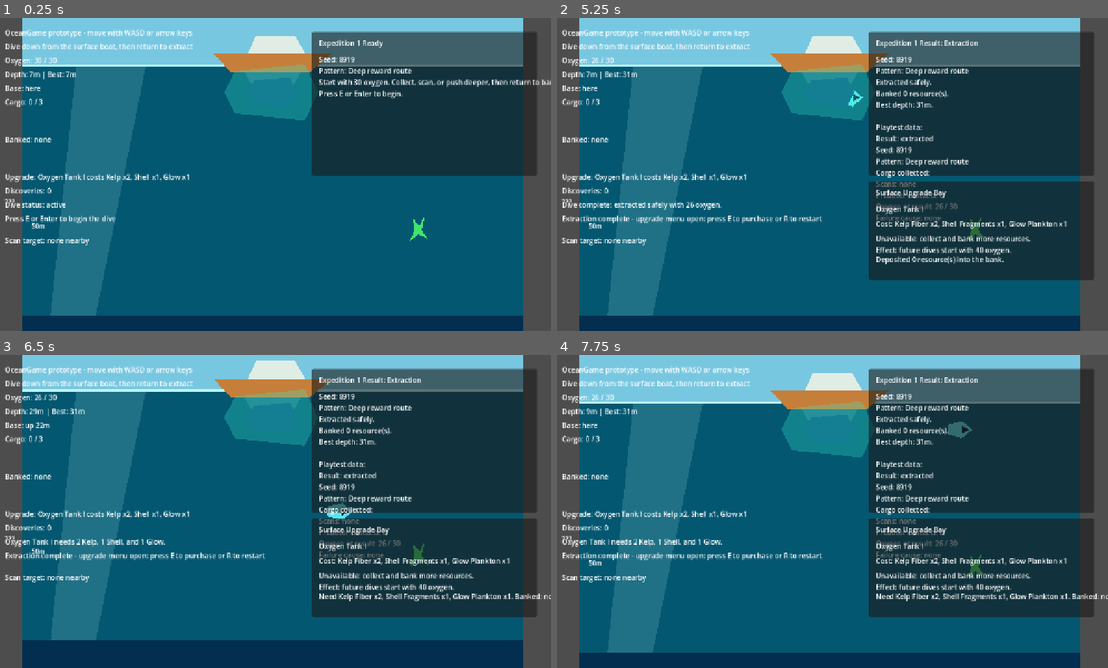
Above: before the commit, frames 1-4 (two rows, left to right).
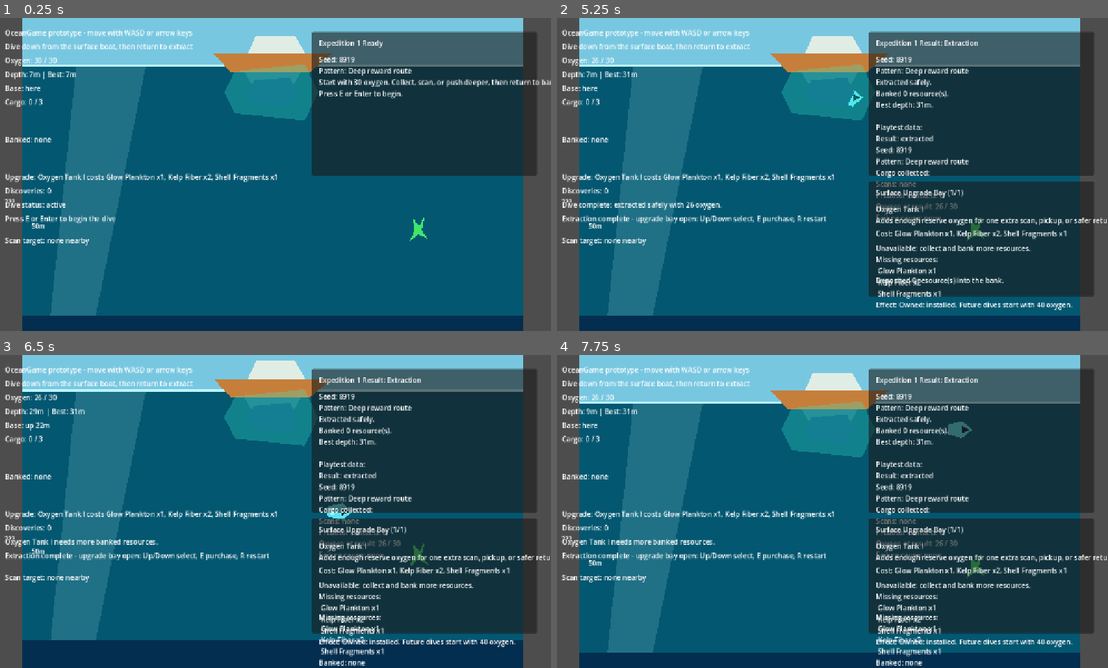
Above: after the commit, the same moments.

Repository: joeypshell/OceanGame
Game: Godot game, scene res://scenes/Main.tscn
The game is run twice, just before and just after one commit, with the same random seed, the same clock (stepped at 60 frames per second) and the same inputs.
Inputs:
- Up to frame 1 (0.25 s): no input
- Up to frame 2 (5.25 s): tap E (interact) at 0.5, 0.6, 1.55, 2.1, 3.05, 3.6, 4.55, 5.1 s; hold D (move_right) 0.53-1.28 s; tap F (scan) at 0.8, 1.35, 2.3, 2.85, 3.8, 4.35 s; hold S (move_down) 1.28-2.03 s; hold D (move_right) 2.03-2.78 s; hold W (move_up) 2.78-3.53 s; hold A (move_left) 3.53-5.03 s; hold S (move_down) from 5.03 s (still down)
- Up to frame 3 (6.5 s): tap F (scan) at 5.3, 5.85 s; tap E (interact) at 5.75, 6.05 s; release S (move_down) at 5.78 s; hold D (move_right) from 5.78 s (still down)
- Up to frame 4 (7.75 s): tap E (interact) at 6.5, 6.6, 7.25, 7.55 s; release D (move_right) at 6.53 s; hold W (move_up) 6.53-7.28 s; tap F (scan) at 6.8, 7.35 s; hold D (move_right) from 7.28 s (still down)

The runs differ from the first frame. In frame 1, 0.4% of the frame differs, in the area x 19-51%, y 49-53%; in frame 2, 5.7%; in frame 3, 6.4%, in the area x 13-100%, y 49-100%; in frame 4, 6.4%.

Commit message:
Resolve #39 generalize upgrade definitions

Diff:
--- /dev/null
+++ b/resources/upgrades/oxygen_tank_1.tres
@@ -0,0 +1,19 @@
+[gd_resource type="Resource" script_class="UpgradeDefinition" load_steps=2 format=3 uid="uid://oxygen_tank_1_upgrade"]
+
+[ext_resource type="Script" path="res://scripts/upgrade_definition.gd" id="1_upgrade_definition"]
+
+[resource]
+script = ExtResource("1_upgrade_definition")
+id = "oxygen_tank_1"
+display_name = "Oxygen Tank I"
+description = "Adds enough reserve oxygen for one extra scan, pickup, or safer return."
+resource_cost = {
+"glow_plankton": 1,
+"kelp_fiber": 2,
+"shell_fragments": 1
+}
+required_discovery = ""
+effect_id = "max_oxygen_40"
+locked_reason = ""
+available_text = "Available: press E or Enter to purchase."
+owned_text = "Owned: installed. Future dives start with 40 oxygen."
--- a/scenes/Main.tscn
+++ b/scenes/Main.tscn
@@ -575,7 +575,7 @@
 offset_left = 730.0
 offset_top = 376.0
 offset_right = 1248.0
-offset_bottom = 602.0
+offset_bottom = 640.0
 
 [node name="UpgradeMenuTitle" type="Label" parent="HUD/UpgradePanel"]
 offset_left = 16.0
@@ -588,26 +588,26 @@
 offset_left = 16.0
 offset_top = 52.0
 offset_right = 492.0
-offset_bottom = 82.0
+offset_bottom = 104.0
 text = "Oxygen Tank I"
 
 [node name="UpgradeMenuCost" type="Label" parent="HUD/UpgradePanel"]
 offset_left = 16.0
-offset_top = 86.0
+offset_top = 108.0
 offset_right = 492.0
-offset_bottom = 116.0
+offset_bottom = 138.0
 text = "Cost: Kelp Fiber x2, Shell Fragments x1, Glow Plankton x1"
 
 [node name="UpgradeMenuState" type="Label" parent="HUD/UpgradePanel"]
 offset_left = 16.0
-offset_top = 120.0
+offset_top = 142.0
 offset_right = 492.0
-offset_bottom = 164.0
+offset_bottom = 212.0
 text = "Unavailable: collect and bank more resources."
 
 [node name="UpgradeMenuFeedback" type="Label" parent="HUD/UpgradePanel"]
 offset_left = 16.0
-offset_top = 168.0
+offset_top = 216.0
 offset_right = 492.0
-offset_bottom = 212.0
+offset_bottom = 252.0
 text = "Deposit cargo to unlock upgrades."
--- a/scripts/main.gd
+++ b/scripts/main.gd
@@ -3,13 +3,10 @@
 const DiveSessionScript := preload("res://scripts/dive_session.gd")
 const ProgressionStateScript := preload("res://scripts/progression_state.gd")
 const SpawnPointScript := preload("res://scripts/spawn_point.gd")
+const UpgradeDefinitionScript := preload("res://scripts/upgrade_definition.gd")
+const OXYGEN_TANK_UPGRADE := preload("res://resources/upgrades/oxygen_tank_1.tres")
 
 const OXYGEN_TANK_UPGRADE_ID := "oxygen_tank_1"
-const OXYGEN_TANK_COST := {
-	"kelp_fiber": 2,
-	"shell_fragments": 1,
-	"glow_plankton": 1,
-}
 const PROGRESSION_SAVE_PATH := "user://progression_save.json"
 const LOW_OXYGEN_RATIO := 0.25
 const CRITICAL_OXYGEN_RATIO := 0.10
@@ -72,6 +69,10 @@
 var upgrade_menu_feedback := ""
 var current_resource_cluster_pattern := "cautious"
 var current_scan_target: Node = null
+var selected_upgrade_index := 0
+var upgrade_definitions: Array[UpgradeDefinition] = [
+	OXYGEN_TANK_UPGRADE,
+]
 var run_collected_resources: Array[String] = []
 var run_completed_scans: Array[String] = []
 var run_predator_contacts := 0
@@ -107,9 +108,13 @@
 		if dive_session.result == DiveSessionScript.Result.READY:
 			_start_dive()
 		elif dive_session.result == DiveSessionScript.Result.EXTRACTED:
-			_try_purchase_oxygen_tank()
+			_try_purchase_selected_upgrade()
 		else:
 			_try_extract()
+	elif Input.is_action_just_pressed("move_up") and dive_session.result == DiveSessionScript.Result.EXTRACTED:
+		_select_upgrade(-1)
+	elif Input.is_action_just_pressed("move_down") and dive_session.result == DiveSessionScript.Result.EXTRACTED:
+		_select_upgrade(1)
 	elif Input.is_action_just_pressed("restart_dive"):
 		_restart_dive()
 	elif Input.is_action_just_pressed("scan"):
@@ -186,25 +191,54 @@
 	dive_session.current_depth = maxf(0.0, (player.global_position.y - surface_y) / pixels_per_meter)
 	progression_state.record_depth(dive_session.current_depth)
 
-func _try_purchase_oxygen_tank() -> void:
-	if progression_state.has_upgrade(OXYGEN_TANK_UPGRADE_ID):
-		upgrade_menu_feedback = "Oxygen Tank I is already installed."
-		status_label.text = "Oxygen Tank I is already installed."
-		_update_hud()
-		return
-
-	if progression_state.purchase_upgrade(OXYGEN_TANK_UPGRADE_ID, OXYGEN_TANK_COST):
-		upgrade_menu_feedback = "Purchased Oxygen Tank I. Future dives start with 40 oxygen."
+func _select_upgrade(direction: int) -> void:
+	if upgrade_definitions.is_empty():
+		return
+
+	selected_upgrade_index = posmod(selected_upgrade_index + direction, upgrade_definitions.size())
+	upgrade_menu_feedback = ""
+	_update_hud()
+
+func _try_purchase_selected_upgrade() -> void:
+	var upgrade := _selected_upgrade_definition()
+	if upgrade == null:
+		return
+
+	if progression_state.has_upgrade(upgrade.id):
+		upgrade_menu_feedback = "%s is already installed." % upgrade.display_name
+		status_label.text = upgrade_menu_feedback
+		_update_hud()
+		return
+
+	if _upgrade_missing_discovery(upgrade) != "":
+		upgrade_menu_feedback = "Missing discovery: %s. %s" % [
+			_format_discovery_name(upgrade.required_discovery),
+			upgrade.locked_reason
+		]
+		status_label.text = "%s is locked by missing scan data." % upgrade.display_name
+		_update_hud()
+		return
+
+	if progression_state.purchase_upgrade(upgrade.id, upgrade.resource_cost):
+		_apply_upgrade_effect(upgrade.effect_id)
+		upgrade_menu_feedback = "Purchased %s. %s" % [upgrade.display_name, upgrade.owned_text]
 		_save_progression()
-		status_label.text = "Purchased Oxygen Tank I. Future dives start with 40 oxygen."
+		status_label.text = "Purchased %s." % upgrade.display_name
 	else:
-		upgrade_menu_feedback = "Need %s. Banked:%s" % [
-			_format_upgrade_cost(OXYGEN_TANK_COST),
-			_format_banked_resources()
+		upgrade_menu_feedback = "Missing resources:%s\nBanked:%s" % [
+			_format_missing_resources(upgrade.resource_cost),
+			_format_banked_resources(),
 		]
-		status_label.text = "Oxygen Tank I needs 2 Kelp, 1 Shell, and 1 Glow."
+		status_label.text = "%s needs more banked resources." % upgrade.display_name
 
 	_update_hud()
+
+func _apply_upgrade_effect(effect_id: String) -> void:
+	match effect_id:
+		"max_oxygen_40":
+			pass
+		_:
+			push_warning("Unknown upgrade effect: %s" % effect_id)
 
 func _try_scan() -> void:
 	if dive_session.result != DiveSessionScript.Result.DIVING:
@@ -322,7 +356,7 @@
 	if progression_state.has_upgrade(OXYGEN_TANK_UPGRADE_ID):
 		return "Oxygen Tank I is installed; future upgrades may still use it."
 
-	var needed: int = maxi(0, int(OXYGEN_TANK_COST.get(resource_id, 0)) - progression_state.resource_count(resource_id))
+	var needed: int = maxi(0, int(_oxygen_tank_cost().get(resource_id, 0)) - progression_state.resource_count(resource_id))
 	if needed > 0:
 		return "Need %d more for Oxygen Tank I." % needed
 
@@ -481,10 +515,10 @@
 	if dive_session.result == DiveSessionScript.Result.READY:
 		prompt_label.text = "Press E or Enter to begin the dive"
 	elif dive_session.result == DiveSessionScript.Result.EXTRACTED:
-		if progression_state.has_upgrade(OXYGEN_TANK_UPGRADE_ID):
+		if _all_upgrades_owned():
 			prompt_label.text = "Extraction complete - press R to restart"
 		else:
-			prompt_label.text = "Extraction complete - upgrade menu open: press E to purchase or R to restart"
+			prompt_label.text = "Extraction complete - upgrade bay open: Up/Down select, E purchase, R restart"
 	elif dive_session.result == DiveSessionScript.Result.FAILED:
 		prompt_label.text = "Expedition failed - press R to restart"
 	elif player_in_base:
@@ -528,16 +562,22 @@
 	if not upgrade_panel.visible:
 		return
 
-	upgrade_menu_title_label.text = "Surface Upgrade Bay"
-	upgrade_menu_item_label.text = "Oxygen Tank I"
-	upgrade_menu_cost_label.text = "Cost: %s" % _format_upgrade_cost(OXYGEN_TANK_COST)
-
-	if progression_state.has_upgrade(OXYGEN_TANK_UPGRADE_ID):
-		upgrade_menu_state_label.text = "Owned: installed\nEffect: future dives start with 40 oxygen."
-	elif progression_state.can_afford(OXYGEN_TANK_COST):
-		upgrade_menu_state_label.text = "Available: press E or Enter to purchase.\nEffect: future dives start with 40 oxygen."
-	else:
-		upgrade_menu_state_label.text = "Unavailable: collect and bank more resources.\nEffect: future dives start with 40 oxygen."
+	var upgrade := _selected_upgrade_definition()
+	if upgrade == null:
+		upgrade_menu_title_label.text = "Surface Upgrade Bay"
+		upgrade_menu_item_label.text = "No upgrades configured"
+		upgrade_menu_cost_label.text = ""
+		upgrade_menu_state_label.text = ""
+		upgrade_menu_feedback_label.text = upgrade_menu_feedback
+		return
+
+	upgrade_menu_title_label.text = "Surface Upgrade Bay (%d/%d)" % [
+		selected_upgrade_index + 1,
+		upgrade_definitions.size()
+	]
+	upgrade_menu_item_label.text = "%s\n%s" % [upgrade.display_name, upgrade.description]
+	upgrade_menu_cost_label.text = "Cost: %s" % _format_upgrade_cost(upgrade.resource_cost)
+	upgrade_menu_state_label.text = _format_upgrade_state(upgrade)
 
 	upgrade_menu_feedback_label.text = upgrade_menu_feedback
 
@@ -583,14 +623,85 @@
 	if progression_state.has_upgrade(OXYGEN_TANK_UPGRADE_ID):
 		return "Upgrade: Oxygen Tank I installed"
 
-	return "Upgrade: Oxygen Tank I costs Kelp x2, Shell x1, Glow x1"
+	return "Upgrade: Oxygen Tank I costs %s" % _format_upgrade_cost(_oxygen_tank_cost())
 
 func _format_upgrade_cost(cost: Dictionary) -> String:
+	if cost.is_empty():
+		return "none"
+
 	var parts: Array[String] = []
 	for resource_id in cost.keys():
 		parts.append("%s x%d" % [_display_name_for_resource(resource_id), int(cost[resource_id])])
 
 	return ", ".join(parts)
+
+func _format_missing_resources(cost: Dictionary) -> String:
+	var parts: Array[String] = []
+	for resource_id in cost.keys():
+		var missing: int = int(cost[resource_id]) - progression_state.resource_count(resource_id)
+		if missing > 0:
+			parts.append(" %s x%d" % [_display_name_for_resource(resource_id), missing])
+
+	return " none" if parts.is_empty() else "\n" + "\n".join(parts)
+
+func _format_upgrade_state(upgrade: UpgradeDefinition) -> String:
+	if progression_state.has_upgrade(upgrade.id):
+		return upgrade.owned_text
+
+	var missing_discovery := _upgrade_missing_discovery(upgrade)
+	if missing_discovery != "":
+		return "Locked: %s\nMissing discovery: %s\nMissing resources:%s" % [
+			upgrade.locked_reason,
+			_format_discovery_name(missing_discovery),
+			_format_missing_resources(upgrade.resource_cost)
+		]
+
+	if progression_state.can_afford(upgrade.resource_cost):
+		return "%s\nEffect: %s" % [upgrade.available_text, upgrade.owned_text]
+
+	return "Unavailable: collect and bank more resources.\nMissing resources:%s\nEffect: %s" % [
+		_format_missing_resources(upgrade.resource_cost),
+		upgrade.owned_text
+	]
+
+func _upgrade_missing_discovery(upgrade: UpgradeDefinition) -> String:
+	if upgrade.required_discovery.is_empty():
+		return ""
+
+	return "" if progression_state.has_discovery(upgrade.required_discovery) else upgrade.required_discovery
+
+func _format_discovery_name(discovery_id: String) -> String:
+	if discovery_id.is_empty():
+		return "none"
+
+	var discovery: Dictionary = progression_state.scan_discoveries.get(discovery_id, {})
+	if not discovery.is_empty():
+		return String(discovery.get("display_name", discovery_id))
+
+	match discovery_id:
+		"thermal_vent":
+			return "Thermal Vent"
+		"lantern_fry":
+			return "Lantern Fry"
+		_:
+			return discovery_id
+
+func _selected_upgrade_definition() -> UpgradeDefinition:
+	if upgrade_definitions.is_empty():
+		return null
+
+	selected_upgrade_index = clampi(selected_upgrade_index, 0, upgrade_definitions.size() - 1)
+	return upgrade_definitions[selected_upgrade_index]
+
+func _all_upgrades_owned() -> bool:
+	for upgrade in upgrade_definitions:
+		if not progression_state.has_upgrade(upgrade.id):
+			return false
+
+	return true
+
+func _oxygen_tank_cost() -> Dictionary:
+	return OXYGEN_TANK_UPGRADE.resource_cost
 
 func _format_cluster_pattern(pattern: String) -> String:
 	match pattern:
--- /dev/null
+++ b/scripts/upgrade_definition.gd
@@ -0,0 +1,12 @@
+class_name UpgradeDefinition
+extends Resource
+
+@export var id: String
+@export var display_name: String
+@export_multiline var description: String
+@export var resource_cost: Dictionary = {}
+@export var required_discovery: String
+@export var effect_id: String
+@export_multiline var locked_reason: String
+@export_multiline var available_text: String
+@export_multiline var owned_text: String
Not shown, changed: docs/current/GAMEPLAY.md
Not shown, changed: docs/current/ROADMAP.md
